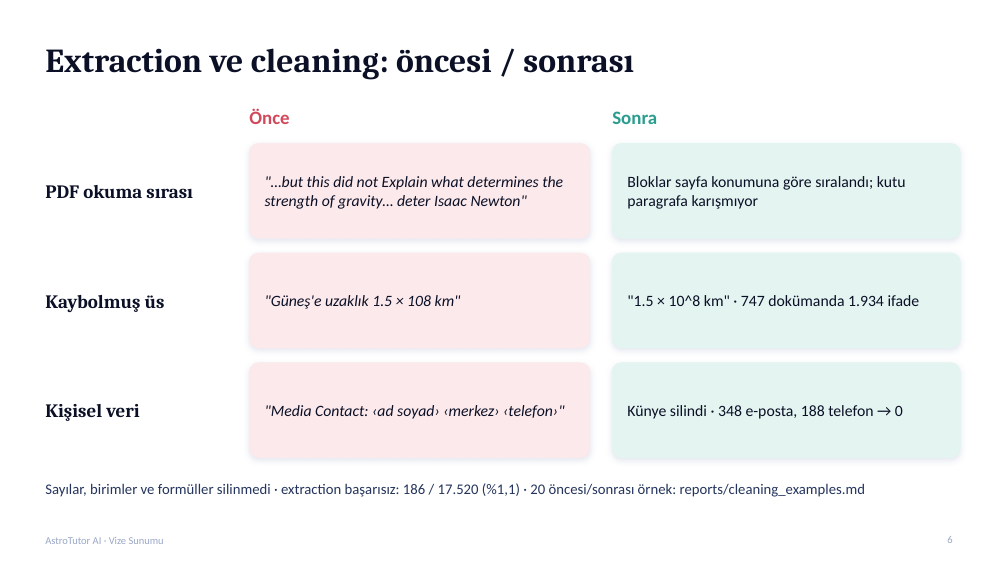
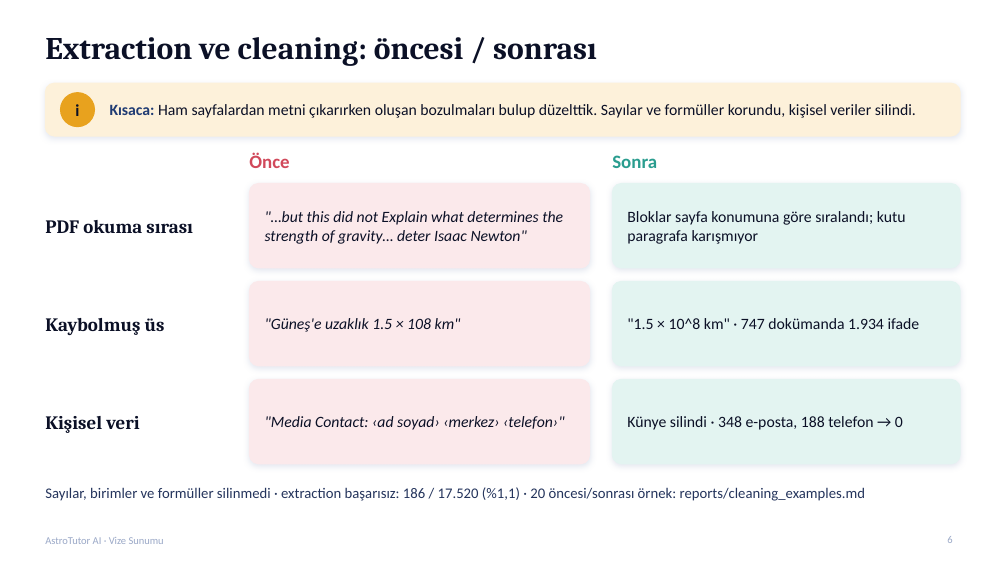
Before and after one commit to gedag/AstroTutor-AI, a slide deck: slide 6 of reports/AstroTutor_AI_Vize_Sunumu.pptx. Drawn at 1008x567 pixels with LibreOffice and Linux fonts; fonts in the diff are those of the drawing. Boxes give left, top, right and bottom in pixels: in the first picture for what was removed or moved away, otherwise in the second. Text is boxed around its words. In the diff, an @@ line names an element or a change of style, - is before the commit and + after.

Commit message:
Sunum: her slayta 'Kısaca' bandı ve Instruction v1.1 slaytı eklendi (17 slayt), taslak güncellendi

```diff
--- a/reports/AstroTutor_AI_Vize_Sunumu.pptx
+++ b/reports/AstroTutor_AI_Vize_Sunumu.pptx
@@ title "Extraction ve cleaning: öncesi / ..." moved from (x1=45, y1=48, x2=634, y2=80) to (x1=45, y1=37, x2=597, y2=66) @@
@@ title "Extraction ve cleaning: öncesi / ..." at (x1=45, y1=37, x2=597, y2=66): size 32 to 30 pt @@
@@ rounded rectangle added at (x1=45, y1=83, x2=960, y2=136), fill #FDF1DA, outline #FDF1DA 1 pt @@
@@ ellipse added at (x1=60, y1=93, x2=95, y2=127), fill #E8A21E, outline #E8A21E 1 pt @@
@@ text added at (x1=75, y1=104, x2=79, y2=116), 16 pt, text #0B1026, bold @@
+i
@@ text added at (x1=110, y1=104, x2=916, y2=118), 15 pt, text #0B1026 @@
+Kısaca: Ham sayfalardan metni çıkarırken oluşan bozulmaları bulup düzelttik. Sayılar ve formüller korundu, kişisel veriler silindi.
@@ text "Önce" moved from (x1=249, y1=109, x2=289, y2=124) to (x1=249, y1=153, x2=289, y2=168) @@
@@ text "Sonra" moved from (x1=612, y1=111, x2=657, y2=124) to (x1=612, y1=155, x2=657, y2=168) @@
@@ text "PDF okuma sırası" moved from (x1=45, y1=185, x2=193, y2=198) to (x1=45, y1=220, x2=193, y2=233) @@
@@ proportions changed in 6 elements at (x1=613, y1=380, x2=960, y2=464), (x1=250, y1=380, x2=590, y2=464), (x1=613, y1=281, x2=960, y2=366), (x1=250, y1=281, x2=590, y2=366), (x1=613, y1=184, x2=960, y2=268), (x1=250, y1=184, x2=590, y2=268) @@
@@ rounded rectangle resized from (x1=250, y1=144, x2=590, y2=238) to (x1=250, y1=184, x2=590, y2=268) @@
@@ text ""…but this did not Explain ..." moved from (x1=265, y1=176, x2=563, y2=209) to (x1=265, y1=211, x2=563, y2=244) @@
@@ rounded rectangle resized from (x1=613, y1=144, x2=960, y2=238) to (x1=613, y1=184, x2=960, y2=268) @@
@@ text "Bloklar sayfa konumuna göre sıralandı; ..." moved from (x1=627, y1=176, x2=906, y2=209) to (x1=627, y1=211, x2=906, y2=244) @@
@@ text "Kaybolmuş üs" moved from (x1=45, y1=295, x2=165, y2=312) to (x1=45, y1=318, x2=165, y2=335) @@
@@ rounded rectangle resized from (x1=250, y1=253, x2=590, y2=348) to (x1=250, y1=281, x2=590, y2=366) @@
@@ text ""Güneş'e uzaklık 1.5 × 108 ..." moved from (x1=265, y1=295, x2=461, y2=309) to (x1=265, y1=318, x2=461, y2=332) @@
@@ rounded rectangle resized from (x1=613, y1=253, x2=960, y2=348) to (x1=613, y1=281, x2=960, y2=366) @@
@@ text ""1.5 × 10^8 km" · ..." moved from (x1=627, y1=295, x2=920, y2=306) to (x1=627, y1=318, x2=920, y2=329) @@
@@ text "Kişisel veri" moved from (x1=45, y1=404, x2=139, y2=421) to (x1=45, y1=416, x2=139, y2=433) @@
@@ rounded rectangle resized from (x1=250, y1=363, x2=590, y2=457) to (x1=250, y1=380, x2=590, y2=464) @@
@@ text ""Media Contact: ‹ad soyad› ‹merkez› ..." moved from (x1=265, y1=405, x2=564, y2=419) to (x1=265, y1=416, x2=564, y2=430) @@
@@ rounded rectangle resized from (x1=613, y1=363, x2=960, y2=457) to (x1=613, y1=380, x2=960, y2=464) @@
@@ text "Künye silindi · 348 e-posta, ..." moved from (x1=627, y1=405, x2=903, y2=419) to (x1=627, y1=416, x2=903, y2=430) @@
@@ text "Sayılar, birimler ve formüller silinmedi ..." moved from (x1=45, y1=483, x2=865, y2=497) to (x1=45, y1=487, x2=865, y2=501) @@
```
Also in this commit, not shown: 14 other slides changed, 1 slide added, 2 other files.
